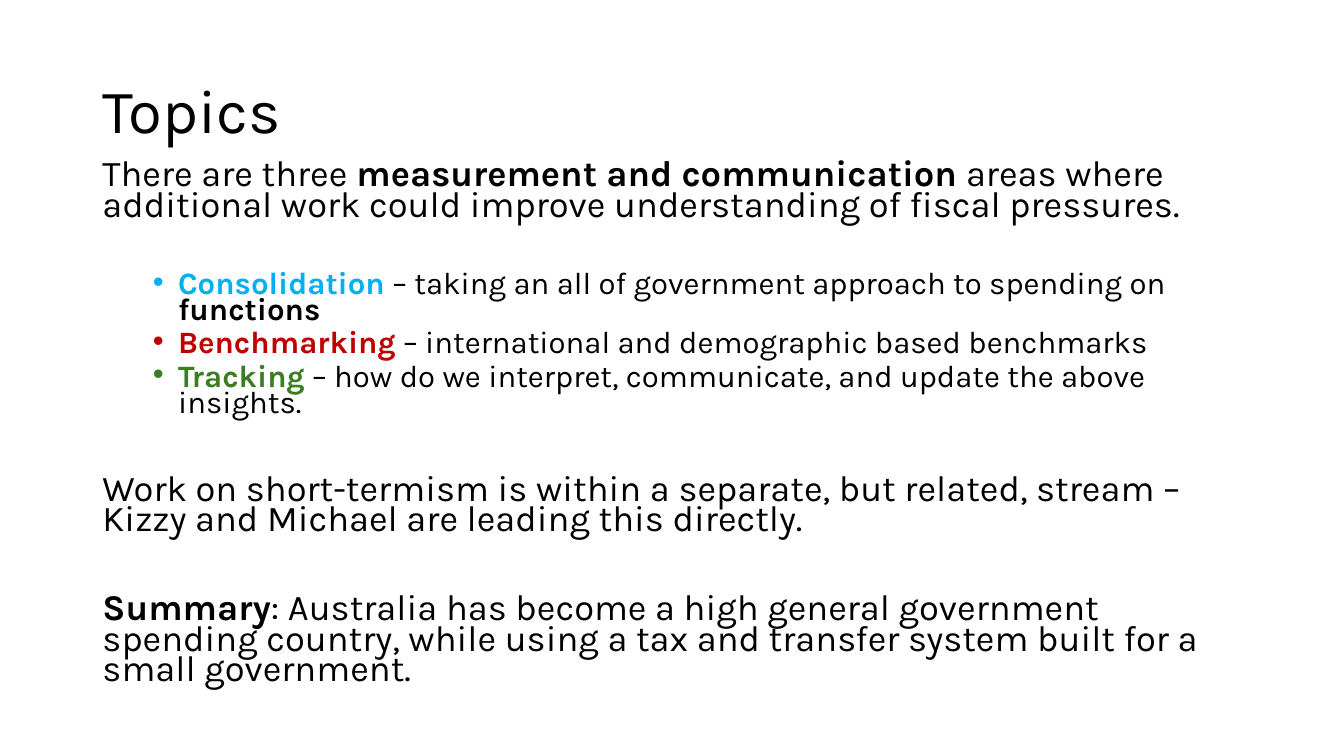
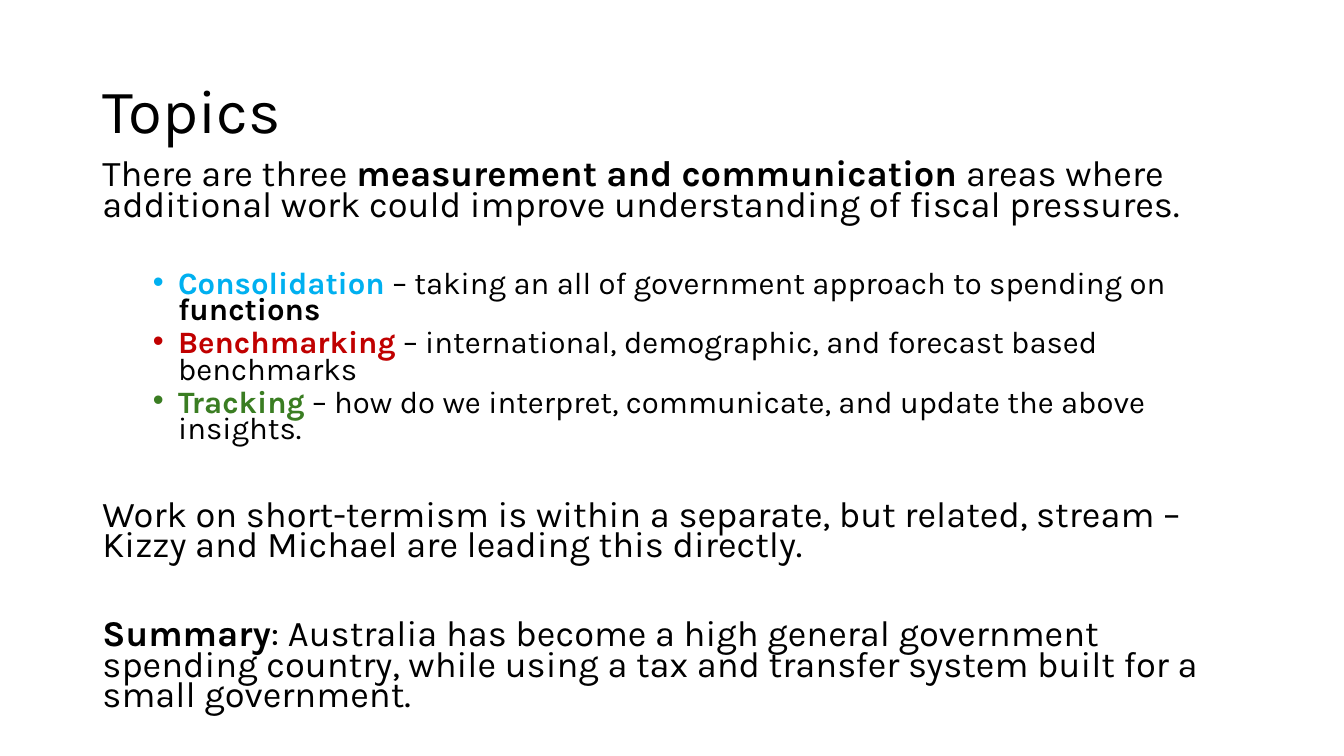
Before and after one commit to Zjub/TVHENZ, a slide deck: slide 8 of e61 Projects/Fiscal sustainability/OECD comparison/Initial external plans.pptx (slide 6 before the commit). Drawn at 1344x756 pixels with LibreOffice and Linux fonts; fonts in the diff are those of the drawing. Boxes give left, top, right and bottom in pixels: in the first picture for what was removed or moved away, otherwise in the second. Text is boxed around its words. In the diff, an @@ line names an element or a change of style, - is before the commit and + after.

```diff
--- a/e61 Projects/Fiscal sustainability/OECD comparison/Initial external plans.pptx
+++ b/e61 Projects/Fiscal sustainability/OECD comparison/Initial external plans.pptx
@@ text at (178, 331, 1097, 381): text changed @@
-  • Benchmarking – international and demographic based benchmarks
+  • Benchmarking – international, demographic, and forecast based benchmarks
```
Also in this commit, not shown: 8 other slides changed, 6 slides added, 3 slides removed.
